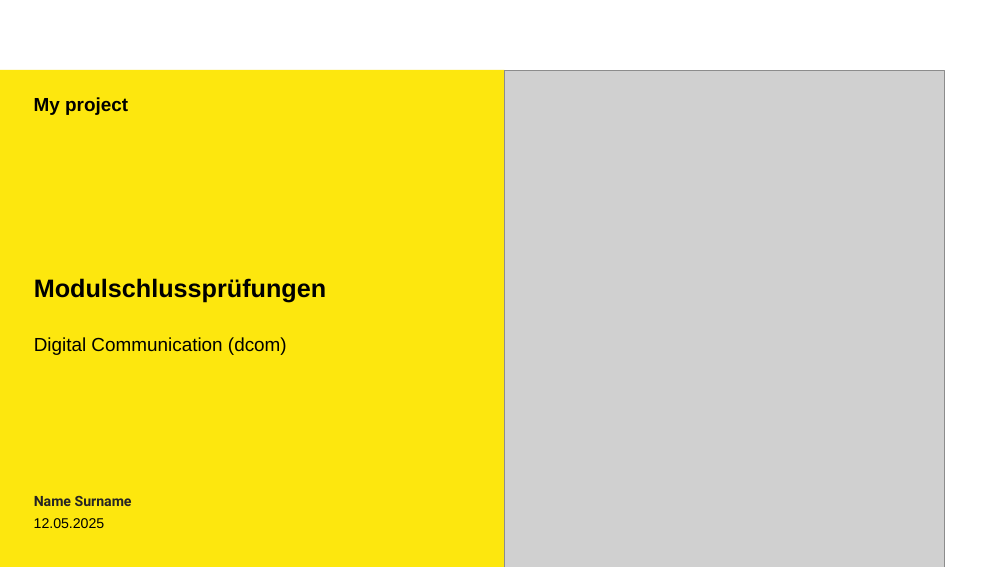
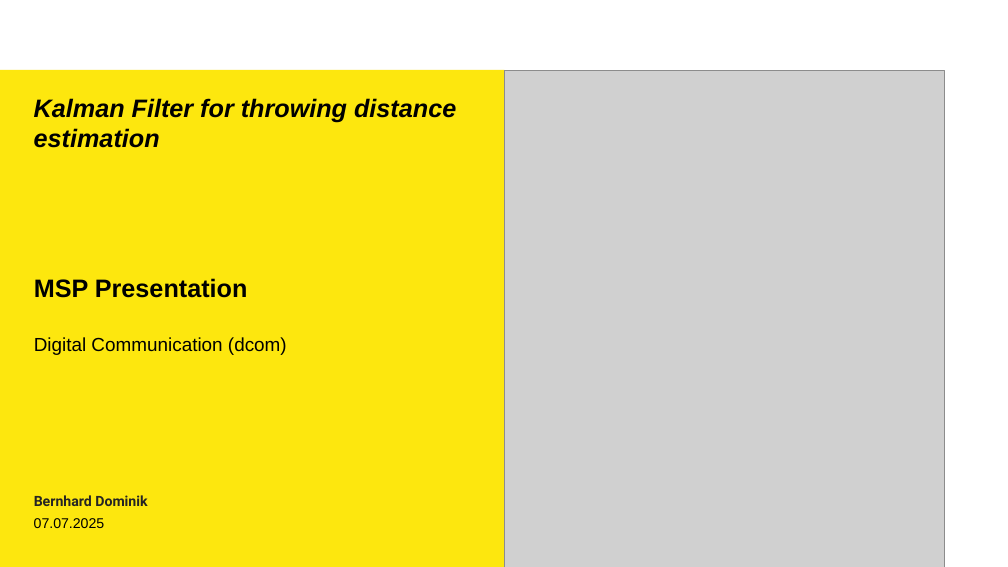
Before and after one commit to Programmer-Domi/FS25_MSP_digitalcom, a slide deck: slide 2 of Project_KALM/KalmanFilter_dcom_DominikBernhard.pptx. Drawn at 1008x567 pixels with LibreOffice and Linux fonts; fonts in the diff are those of the drawing; grey boxes stand for pictures; background and template pictures are left out. Boxes give left, top, right and bottom in pixels: in the first picture for what was removed or moved away, otherwise in the second. Text is boxed around its words. In the diff, an @@ line names an element or a change of style, - is before the commit and + after.

Commit message:
Final Version for delivery. Pushed by Dominik Bernhard.

```diff
--- a/Project_KALM/KalmanFilter_dcom_DominikBernhard.pptx
+++ b/Project_KALM/KalmanFilter_dcom_DominikBernhard.pptx
@@ title at (34, 98, 456, 148): text changed; size 18 to 24 pt; italic on @@
-My project
+Kalman Filter for throwing distance estimation
@@ subtitle at (34, 278, 248, 298): text changed @@
-Modulschlussprüfungen
+MSP Presentation
@@ text at (34, 495, 147, 506): text changed @@
-Name Surname
+Bernhard Dominik
@@ text at (34, 518, 105, 528): text changed @@
-12.05.2025
+07.07.2025
```
Also in this commit, not shown: 2 other slides changed, 16 slides added, 2 slides removed, 2 other files.
